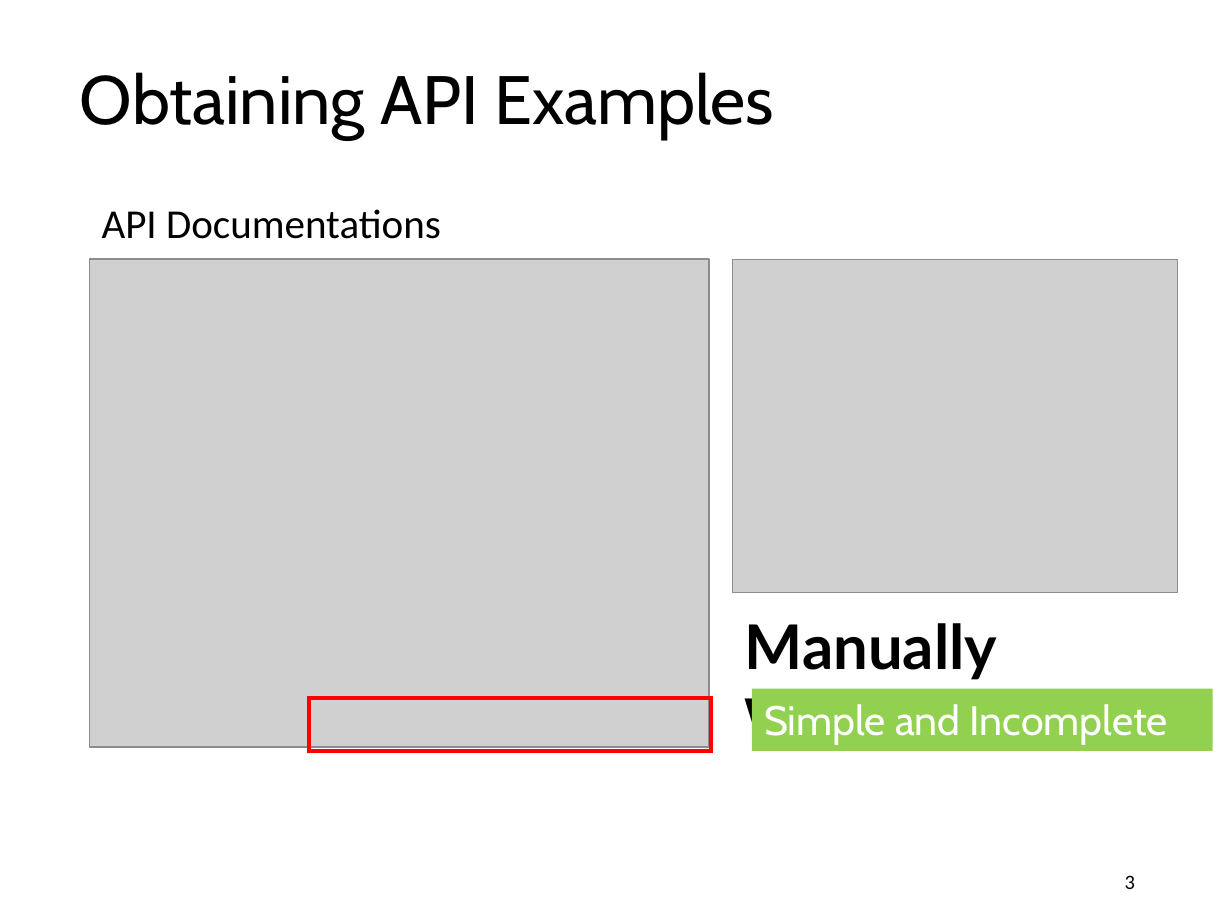
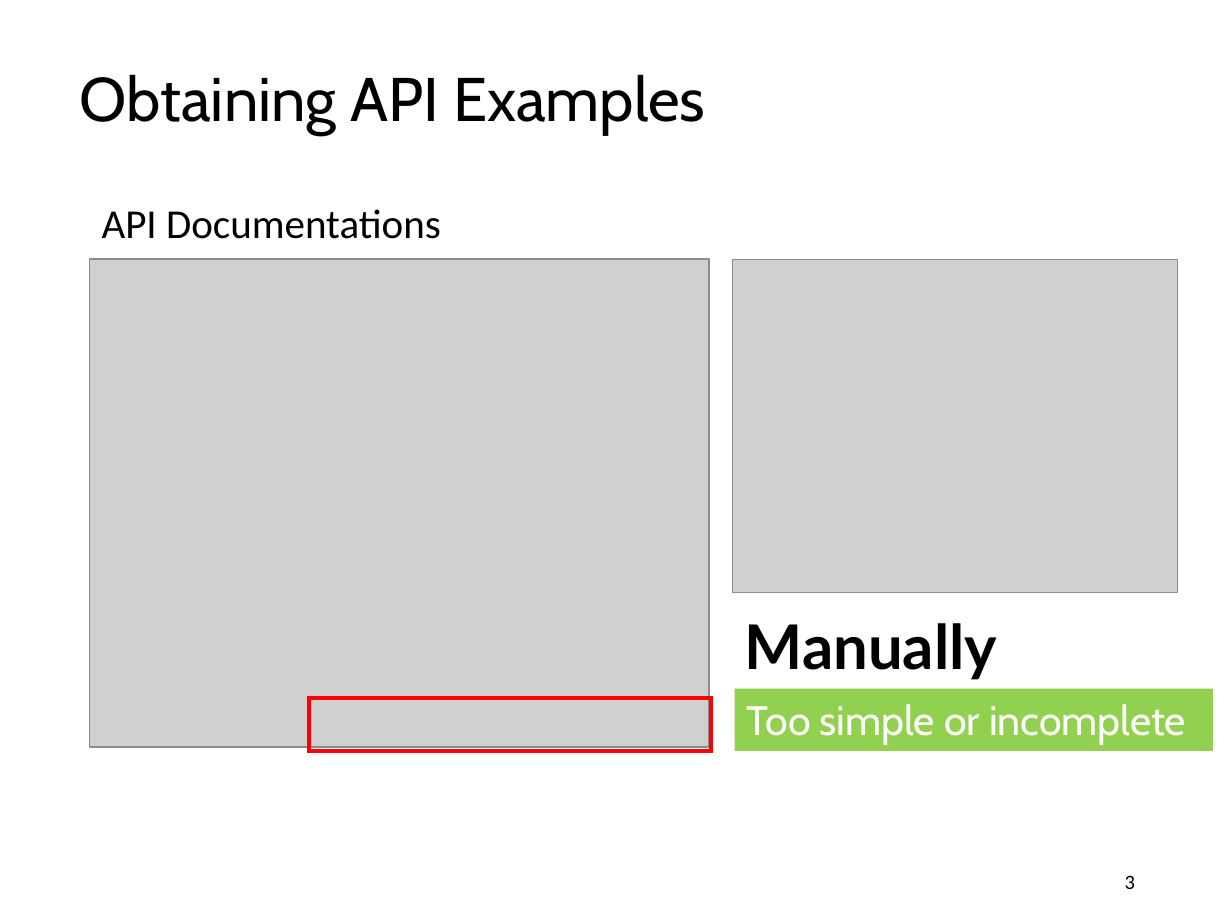
Before and after one commit to guxd/guxd.github.io, a slide deck: slide 3 of papers/slides/codekernel.pptx. Drawn at 1232x924 pixels with LibreOffice and Linux fonts; fonts in the diff are those of the drawing; grey boxes stand for pictures. Boxes give left, top, right and bottom in pixels: in the first picture for what was removed or moved away, otherwise in the second. Text is boxed around its words. In the diff, an @@ line names an element or a change of style, - is before the commit and + after.

```diff
--- a/papers/slides/codekernel.pptx
+++ b/papers/slides/codekernel.pptx
@@ title "Obtaining API Examples" at box(80, 74, 705, 135): size 40 to 36 pt @@
@@ rectangle "Too simple or incomplete": place and size @@
-rectangle "Too simple or incomplete" at box(752, 689, 1212, 750)
+rectangle "Too simple or incomplete" at box(734, 689, 1212, 750)
@@ text in rectangle at box(747, 704, 1186, 745): text changed @@
-Simple and Incomplete
+Too simple or incomplete
```
Also in this commit, not shown: 20 other slides changed, 2 slides added, 2 slides removed.
